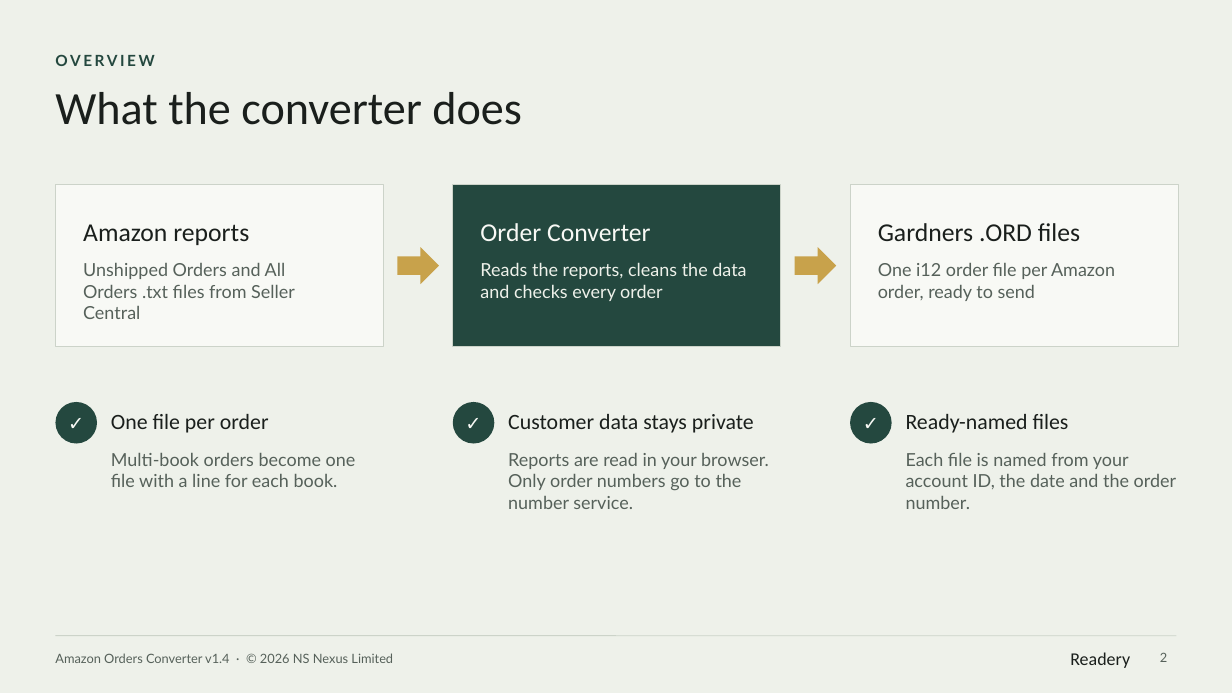
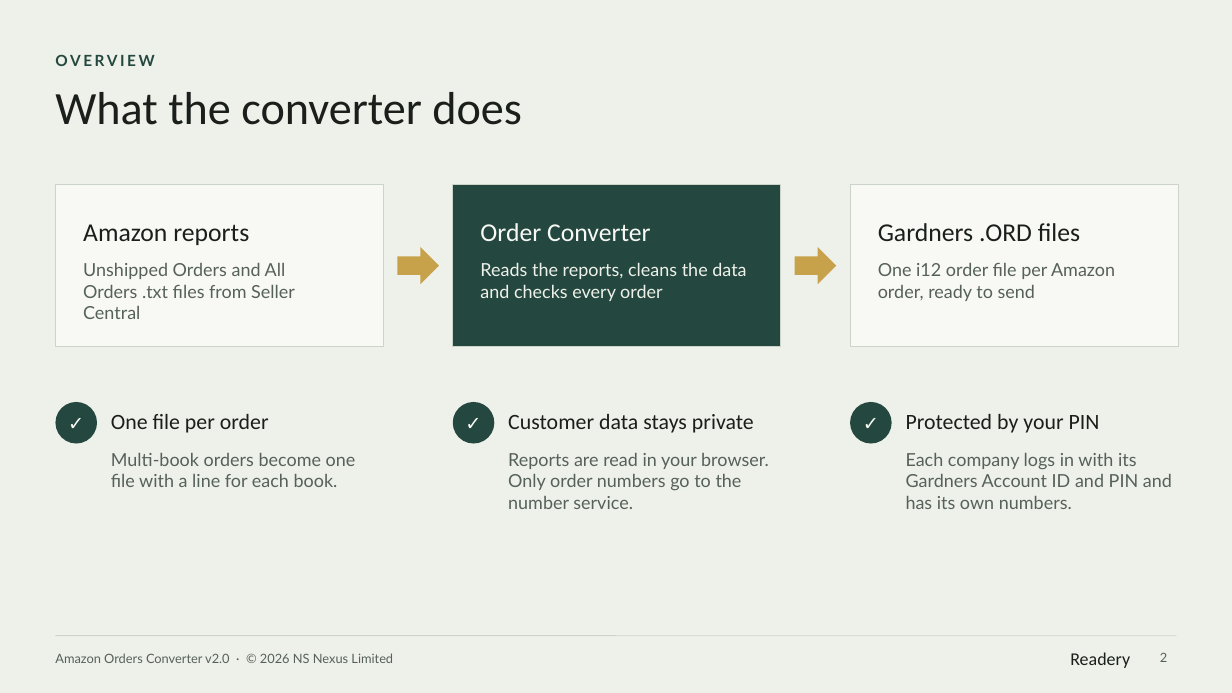
Before and after one commit to rado-penov/readery, a slide deck: slide 2 of orderconverter/Amazon-Orders-Converter-User-Manual.pptx. Drawn at 1232x693 pixels with LibreOffice and Linux fonts; fonts in the diff are those of the drawing. Boxes give left, top, right and bottom in pixels: in the first picture for what was removed or moved away, otherwise in the second. Text is boxed around its words. In the diff, an @@ line names an element or a change of style, - is before the commit and + after.

```diff
--- a/orderconverter/Amazon-Orders-Converter-User-Manual.pptx
+++ b/orderconverter/Amazon-Orders-Converter-User-Manual.pptx
@@ text at (906, 414, 1100, 433): text changed @@
-Ready-named files
+Protected by your PIN
@@ text at (906, 453, 1172, 509): text changed @@
-Each file is named from your account ID, the date and the order number.
+Each company logs in with its Gardners Account ID and PIN and has its own numbers.
@@ text at (55, 653, 393, 663): text changed @@
-Amazon Orders Converter v1.4 · © 2026 NS Nexus Limited
+Amazon Orders Converter v2.0 · © 2026 NS Nexus Limited
```
Also in this commit, not shown: 13 other slides changed, 4 slides added, 7 other files.
